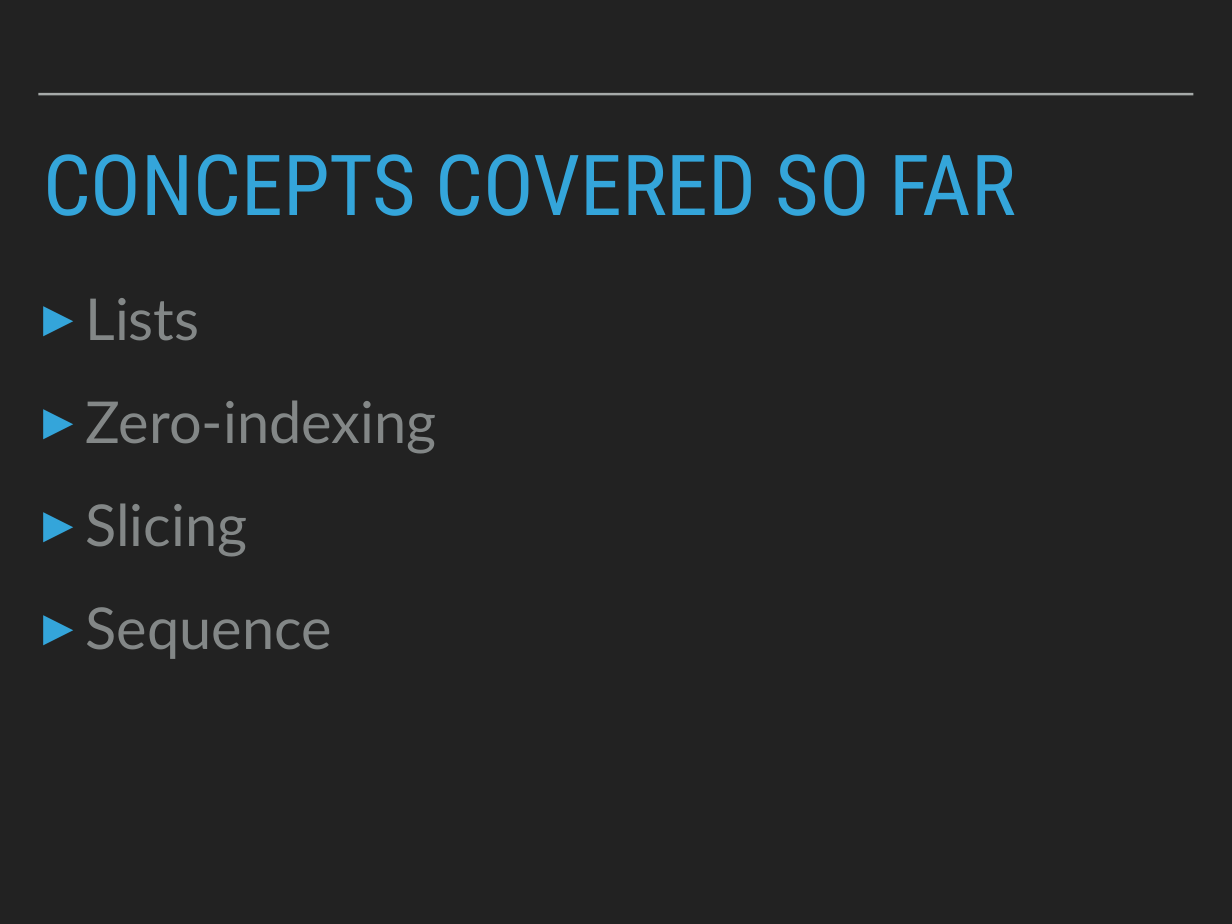
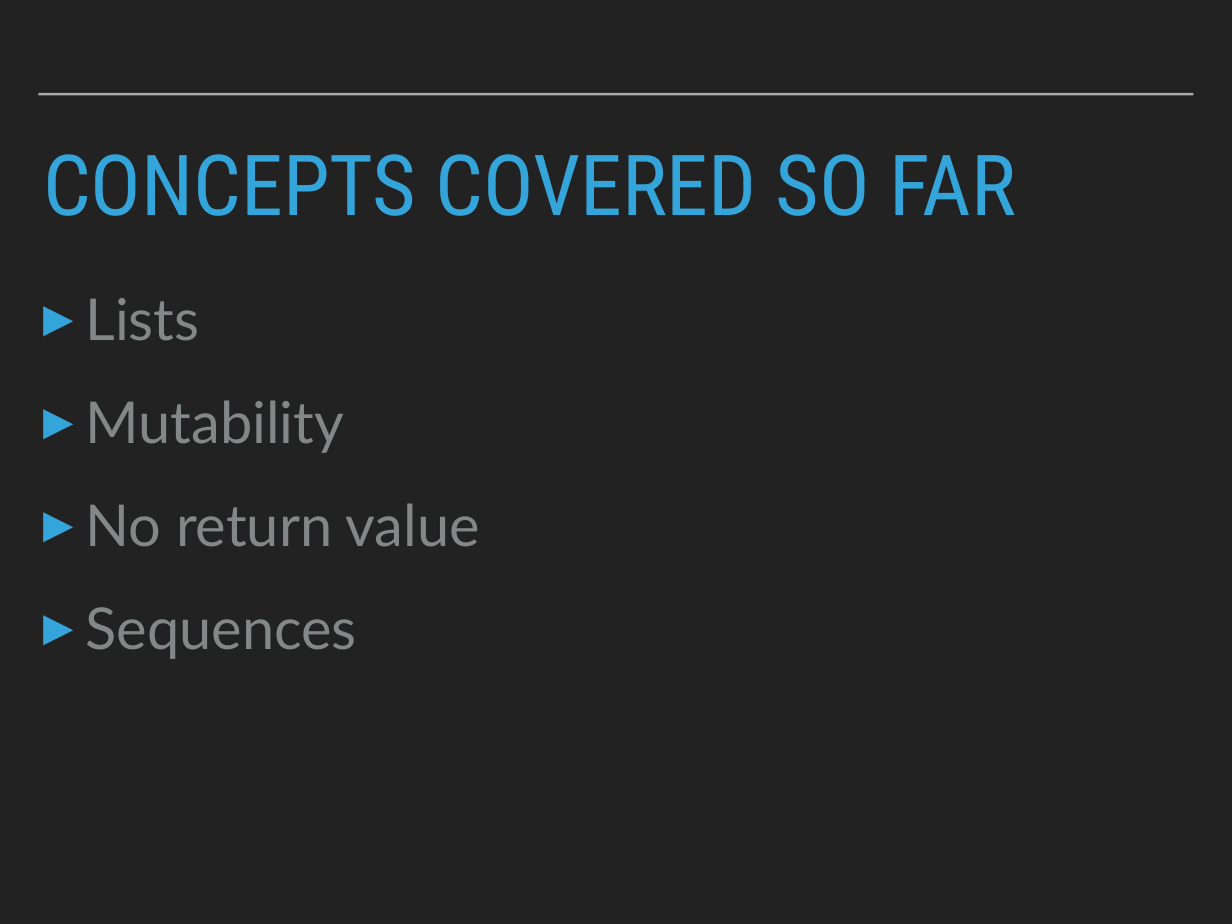
Before and after one commit to robcarrington/Week1_PythonForDataScience, a slide deck: slide 25 of Session2_Slides.pptx (slide 2 before the commit). Drawn at 1232x924 pixels with LibreOffice and Linux fonts; fonts in the diff are those of the drawing. Boxes give left, top, right and bottom in pixels: in the first picture for what was removed or moved away, otherwise in the second. Text is boxed around its words. In the diff, an @@ line names an element or a change of style, - is before the commit and + after.

```diff
--- a/Session2_Slides.pptx
+++ b/Session2_Slides.pptx
@@ text at (x1=85, y1=400, x2=480, y2=659): text changed @@
-▸ Zero-indexing
-▸ Slicing
-▸ Sequence
+▸ Mutability
+▸ No return value
+▸ Sequences
```
Also in this commit, not shown: 35 slides added, 4 other files.
